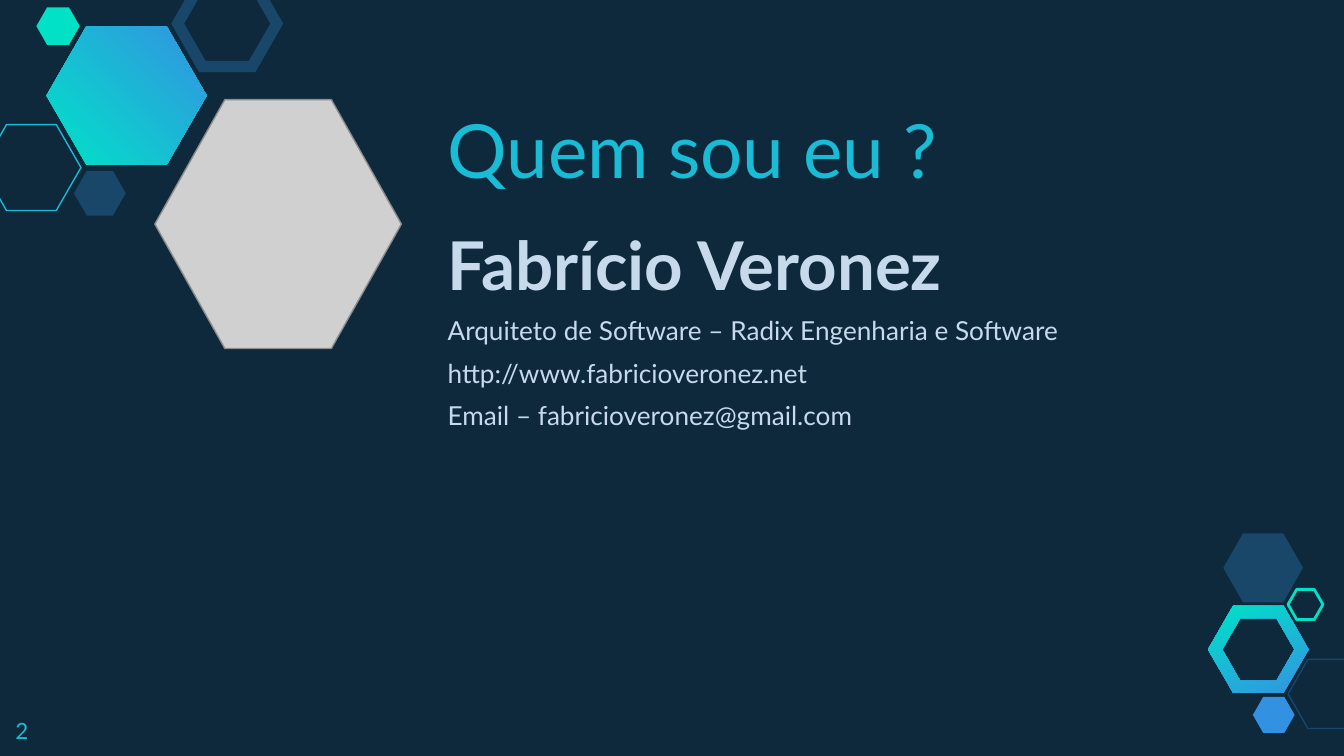
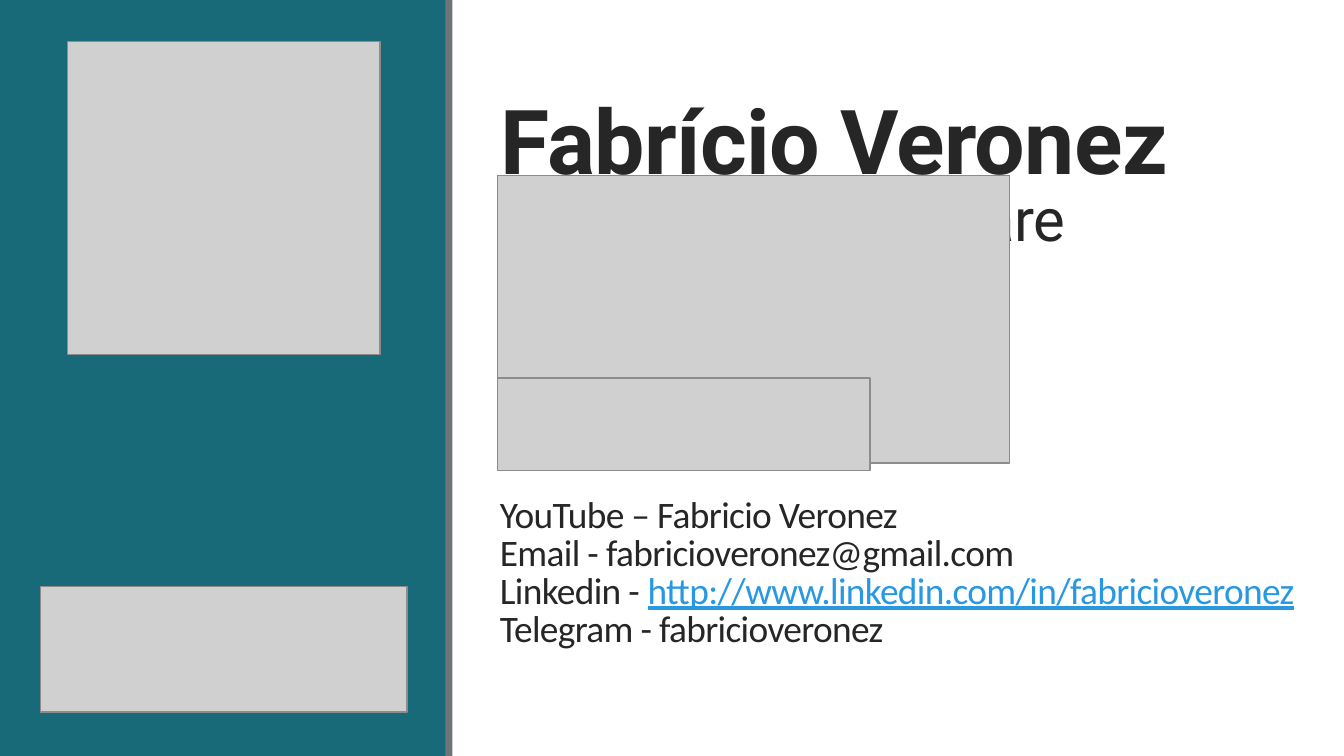
Before and after one commit to fabricioveronez/ImplementandoMetricasHealthcheck, a slide deck: slide 2 of docs/MetricasHealthcheck.pptx. Drawn at 1344x756 pixels with LibreOffice and Linux fonts; fonts in the diff are those of the drawing; grey boxes stand for pictures. Boxes give left, top, right and bottom in pixels: in the first picture for what was removed or moved away, otherwise in the second. Text is boxed around its words. In the diff, an @@ line names an element or a change of style, - is before the commit and + after.

```diff
--- a/docs/MetricasHealthcheck.pptx
+++ b/docs/MetricasHealthcheck.pptx
@@ background #0E293C to #FFFFFF @@
@@ rectangle added at <box>0,0,446,755</box>, fill #186A78 @@
@@ hexagon removed at <box>36,7,79,44</box> @@
@@ freeform shape removed at <box>46,27,206,165</box> @@
@@ hexagon removed at <box>177,0,277,67</box> @@
@@ rectangle added at <box>445,0,452,755</box>, fill #6F7577 @@
@@ picture: place and size @@
-picture at <box>155,99,401,348</box>
+picture at <box>67,42,380,355</box>
@@ text added at <box>500,106,1168,256</box>, 32 pt, text #262626 @@
+Fabrício Veronez
+Arquiteto de Software
@@ hexagon removed at <box>0,125,81,211</box> @@
@@ title removed at <box>448,124,884,189</box> @@
-Quem sou eu ?
@@ hexagon removed at <box>74,171,126,215</box> @@
@@ picture added at <box>497,175,1009,462</box> @@
@@ text removed at <box>448,240,1058,430</box> @@
-Fabrício Veronez
-Arquiteto de Software – Radix Engenharia e Software
-http://www.fabricioveronez.net
-Email – fabricioveronez@gmail.com
@@ picture added at <box>497,378,870,470</box> @@
@@ text added at <box>500,502,1295,649</box>, 20 pt, text #262626 @@
+YouTube – Fabricio Veronez
+Email - fabricioveronez@gmail.com
+Linkedin - http://www.linkedin.com/in/fabricioveronez
+Telegram - fabricioveronez
@@ hexagon removed at <box>1223,534,1302,602</box> @@
@@ picture added at <box>40,586,407,711</box> @@
@@ hexagon removed at <box>1288,590,1322,621</box> @@
@@ freeform shape removed at <box>1208,606,1309,694</box> @@
@@ hexagon removed at <box>1288,660,1344,728</box> @@
@@ hexagon removed at <box>1253,696,1294,732</box> @@
@@ page number removed at <box>15,723,28,739</box> @@
-2
```
Also in this commit, not shown: 11 other slides changed, 1 slide removed, 5 other files.
